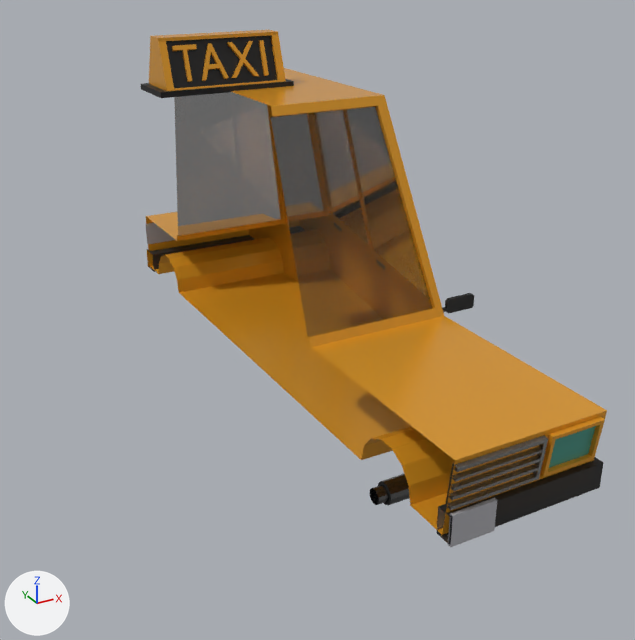
Before and after pictures for a commit that changed the glTF model src/assets/3D_Models/Vehicles/taxi.gltf.
The view is the same before and after, from a 50 mm lens placed at (-2.5, -5.67, 2.05), pointed at (0.3, -0.57, -0.5). Every picture has the same lights, and +X, +Y and +Z are marked at lower left. Where no turn or scale is listed for an object, it has been applied to the vertices. Vertices at the same position are counted once.
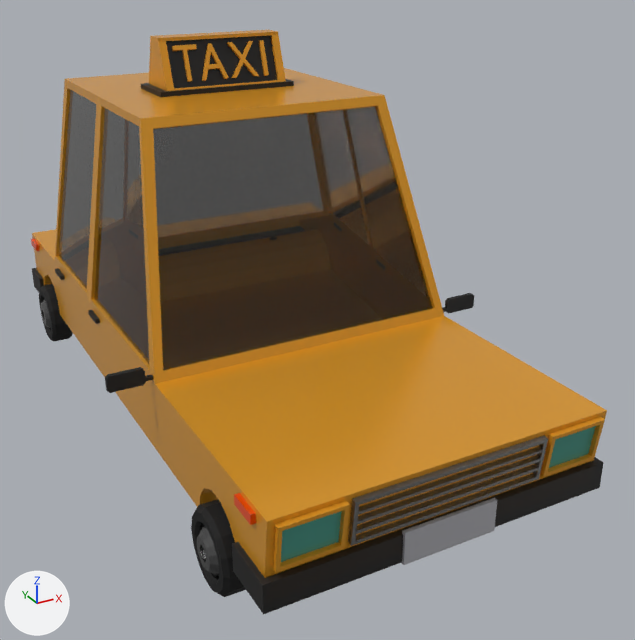
The newer file is also turned or shifted as a whole; pictures and numbers use the older file's frame.

Scene script edits in JSON lines:
```json
{"block": "me_plane", "where": "# used by ob_plane; location = (0.0, 0.0, 0.0)"}
{"op": "remove", "block": "me_plane", "code": "me_plane.from_pydata(...)  # 334 vertices, 538 faces; spans x 0.0..1.36, y -2.63..2.38, z -1.0..1.04"}
{"op": "add", "block": "me_plane", "code": "me_plane.from_pydata(...)  # 588 vertices, 1076 faces; spans x -1.36..1.36, y -2.63..2.38, z -1.0..1.04"}
{"block": "me_plane", "change": "me_plane part 1: the loose piece of 16 vertices spanning x 0.65..1.04, y -2.63..-2.56, z -0.77..-0.48 is copied, and the copy is mirrored in x about the mesh origin; it spans x -1.04..-0.65, y -2.63..-2.56, z -0.77..-0.48"}
{"block": "me_plane", "change": "me_plane part 2: the loose piece of 51 vertices spanning x 1.08..1.36, y -1.02..-0.98, z -0.46..-0.35 is copied, and the copy is mirrored in x about the mesh origin; it spans x -1.36..-1.08, y -1.02..-0.98, z -0.46..-0.35"}
{"block": "me_plane", "change": "me_plane part 3: a new loose piece, a box spanning x -1.108..-1.077, y 0.151..0.342, z -0.511..-0.479, in mat_bumper (black #1d1d1d)"}
{"block": "me_plane", "change": "me_plane part 4: a new loose piece, a box spanning x -1.108..-1.077, y 1.15..1.341, z -0.511..-0.479, in mat_bumper (black #1d1d1d)"}
{"block": "me_plane", "change": "me_plane part 5: a new loose piece, a box spanning x -1.108..-1.077, y -2.478..-2.286, z -0.543..-0.484, in mat_reflectors (orange #e74700)"}
{"block": "me_plane", "change": "me_plane part 6: a new loose piece, a box spanning x -1.108..-1.077, y 2.051..2.243, z -0.543..-0.484, in mat_reflectors (orange #e74700)"}
{"block": "me_plane", "change": "me_plane part 7: 147 vertices added at x -1.11..-0.3, y -2.63..2.38, z -1.0..1.04"}
{"block": "me_cylinder", "where": "me_cylinder.from_pydata(...)  # 308 vertices, 596 faces; spans x -0.072..1.171, y -2.219..-1.706, z -0.125..0.477"}
{"block": "me_cylinder", "where": "# used by ob_cylinder; location = (0.0, 0.0, -1.17)"}
{"block": "me_cylinder", "change": "me_cylinder part 8: the loose piece of 168 vertices spanning x -0.072..1.171, y -2.219..-1.706, z -0.125..0.375 is copied, and the copy is mirrored in x about the mesh origin; it spans x -1.171..0.072, y -2.219..-1.706, z -0.125..0.375"}
{"block": "me_cylinder", "change": "me_cylinder part 9: the loose piece of 168 vertices spanning x -0.072..1.171, y -2.219..-1.706, z -0.125..0.375 is copied, and the copy is turned -180 degrees about the z axis through its middle, then moved by (-1.099, 3.75, 0.0); it spans x -1.171..0.072, y 1.531..2.044, z -0.125..0.375"}
```

Where the change shows, as pixel boxes [x1, y1, x2, y2] in the pictures (635 x 640 px):
```json
{"object": "Plane", "change": "reshaped", "before": [146, 68, 607, 547], "after": [31, 68, 607, 615], "on screen": "25% wider, 14% taller"}
{"object": "Cylinder", "change": "reshaped", "before": [370, 474, 410, 505], "after": [39, 284, 246, 597]}
{"part": 1, "of": "me_plane", "change": "added", "after": [273, 501, 350, 573]}
{"part": 2, "of": "me_plane", "change": "added", "after": [105, 367, 153, 393], "on screen": "black"}
{"part": 3, "of": "me_plane", "change": "added", "after": [88, 310, 100, 324]}
{"part": 4, "of": "me_plane", "change": "added", "after": [55, 268, 65, 280]}
{"part": 5, "of": "me_plane", "change": "added", "after": [234, 493, 256, 525]}
{"part": 6, "of": "me_plane", "change": "added", "after": [31, 239, 40, 251]}
{"part": 7, "of": "me_plane", "change": "added", "after": [32, 73, 457, 615]}
{"part": 8, "of": "me_cylinder", "change": "added", "after": [191, 499, 246, 597], "on screen": "black"}
{"part": 9, "of": "me_cylinder", "change": "added", "after": [39, 284, 73, 342], "on screen": "black"}
```
